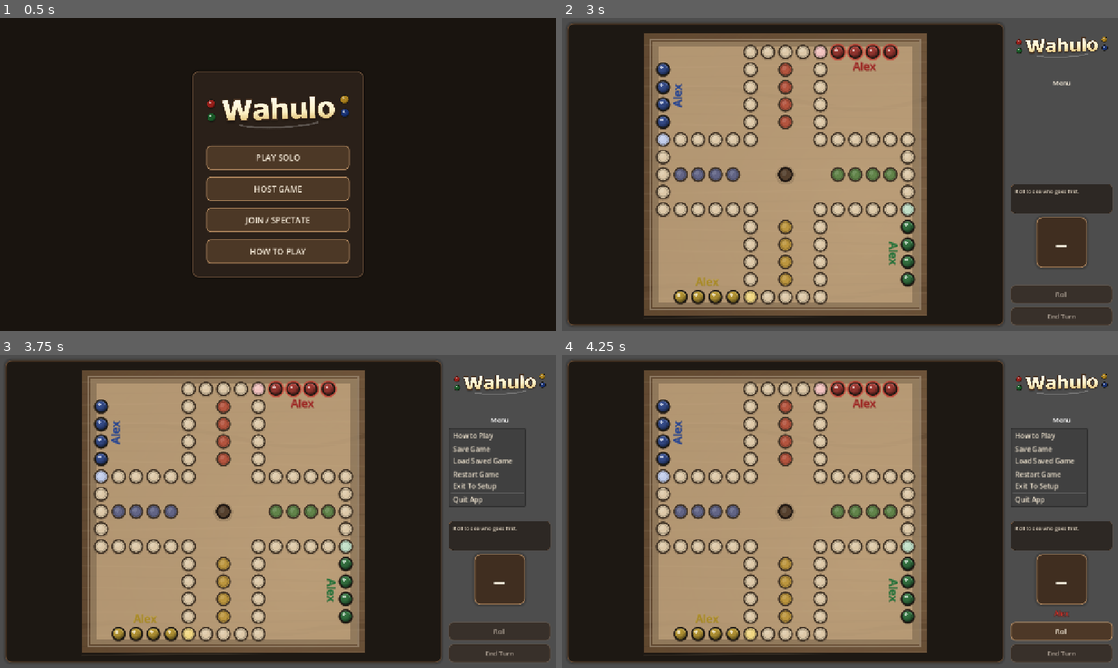
Above: before the commit, frames 1-4 (two rows, left to right).
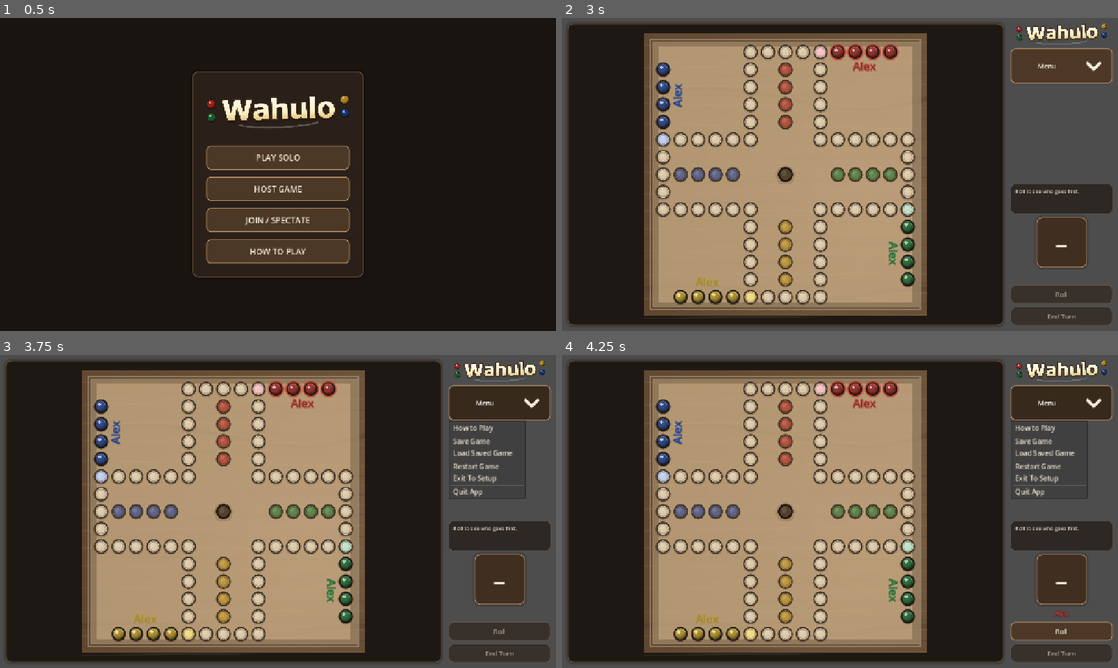
Above: after the commit, the same moments.

Repository: ItsTheMcCoy/wahoo-app
Game: Godot game, scene res://scenes/HomeScreen.tscn
Two runs of this game, one before a commit and one after it. Both use one fixed random seed, a clock stepped at 60 frames per second and the inputs below.
Inputs (mouse positions are in pixels of both pictures, inside the frame that each line leads up to):
- Up to frame 1 (0.5 s): no input
- Up to frame 2 (3 s): click "PLAY SOLO" at 0.5 s; click (845, 115) at 1.27 s; type "Alex" at 1.35 s; click (845, 161) at 1.5 s; type "Alex" at 1.58 s; click (845, 205) at 1.73 s; type "Alex" at 1.82 s; click (845, 249) at 2.02 s; type "Alex" at 2.1 s; click "Start Game" at 2.75 s
- Up to frame 3 (3.75 s): click "Menu" at 3.5 s
- Up to frame 4 (4.25 s): no input

Frame 1 is identical in both runs. In frame 2, 2.8% of the frame differs, in the area x 80-99%, y 1-22%; in frame 3, 4.0%, in the area x 80-99%, y 1-49%; in frame 4, 4.0%.

Commit message:
Style in-game menu as a real button and tighten spacing under wordmark
MenuButton defaults to flat=true in Godot, hiding the idle-state
stylebox that main.gd was already applying, so the Menu control read
as plain text until hovered. Set flat=false, add a down-chevron icon
for dropdown affordance, and derive the wordmark title's reserved
height from its actual aspect ratio instead of flooring it at
110/138px, which had been reintroducing the letterbox gap the fix
was meant to remove.

Diff:
--- /dev/null
+++ b/godot/assets/textures/menu_chevron_down.svg
@@ -0,0 +1,3 @@
+<svg xmlns="http://www.w3.org/2000/svg" width="64" height="64" viewBox="0 0 64 64">
+  <path d="M18 26 32 40l14 -14" fill="none" stroke="#f7edde" stroke-width="7" stroke-linecap="round" stroke-linejoin="round"/>
+</svg>
--- a/godot/scenes/Main.tscn
+++ b/godot/scenes/Main.tscn
@@ -47,7 +47,7 @@
 [node name="GameTitle" type="TextureRect" parent="Root/SidePanel"]
 layout_mode = 2
 size_flags_horizontal = 4
-custom_minimum_size = Vector2(326, 138)
+custom_minimum_size = Vector2(326, 121)
 texture = ExtResource("3_0dv5w")
 expand_mode = 1
 stretch_mode = 5
@@ -55,6 +55,7 @@
 [node name="GameMenuButton" type="MenuButton" parent="Root/SidePanel"]
 layout_mode = 2
 custom_minimum_size = Vector2(0, 52)
+flat = false
 text = "Menu"
 theme_override_font_sizes/font_size = 26
 
--- a/godot/scripts/main.gd
+++ b/godot/scripts/main.gd
@@ -7,6 +7,7 @@
 const WahooResponsiveLayout = preload("res://scripts/wahoo_responsive_layout.gd")
 const WORDMARK_TEXTURE = preload("res://assets/textures/wahulo_wordmark.png")
 const SEND_ICON = preload("res://assets/textures/send_icon.svg")
+const MENU_CHEVRON_ICON = preload("res://assets/textures/menu_chevron_down.svg")
 
 const PLAYER_NAMES := ["Red", "Green", "Yellow", "Blue"]
 const PLAYER_COLORS := [
@@ -426,6 +427,10 @@
 		button.add_theme_color_override("font_pressed_color", Color(0.97, 0.93, 0.86))
 		button.add_theme_color_override("font_disabled_color", Color(0.67, 0.62, 0.57))
 
+	_game_menu_button.flat = false
+	_game_menu_button.icon = MENU_CHEVRON_ICON
+	_game_menu_button.icon_alignment = HORIZONTAL_ALIGNMENT_RIGHT
+
 	_chat_send_btn.text = ""
 	_chat_send_btn.icon = SEND_ICON
 	_chat_send_btn.icon_alignment = HORIZONTAL_ALIGNMENT_CENTER
@@ -658,7 +663,7 @@
 		_side_panel_title.size_flags_horizontal = Control.SIZE_SHRINK_CENTER
 		_side_panel_title.custom_minimum_size = Vector2(
 			round(target_wordmark_width),
-			round(maxf(target_wordmark_height, 110.0 if short_landscape else 138.0))
+			round(target_wordmark_height)
 		)
 
 	_game_menu_button.custom_minimum_size = Vector2(0, round(48.0 * portrait_scale)) if _compact_layout else Vector2(0, round((46.0 if short_landscape else 52.0) * desktop_ui_scale))
Not shown, added: godot/assets/textures/menu_chevron_down.svg.import
Not shown, changed: documents/ASSET_DESIGN_GUIDE.md
Not shown, changed: godot/build/web/index.html
Not shown, changed: godot/build/web/index.pck
